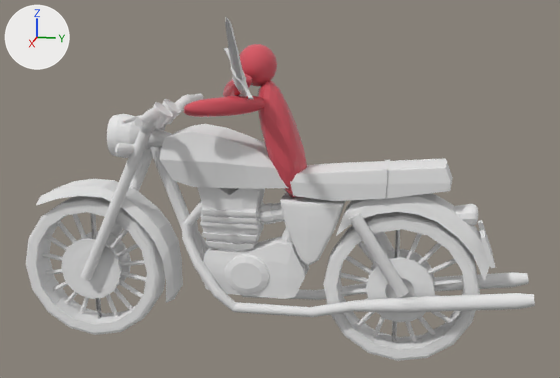
Renders of the OBJ model Resources/bikAt/bikAt.obj from each side of a commit.
One viewpoint serves both versions: a 50 mm camera at (11.11, 3.68, 4.61) aimed at (0.73, 1.61, 2.01). Lighting does not change. The marker at upper left points along +X, +Y and +Z. Where no turn or scale is listed for an object, it has been applied to the vertices. Vertices at the same position are counted once.

In view in the first picture: 'Engine_1_Cube.001', 'Engine_2_Cube.001', 'Engine_3_Cube.001', 'Exhaust_right_Cylinder.001', 'Front_bumper_right_Cylinder.001', 'Front_water_Cube.001', 'Front_wheel_Cylinder.001', 'Gas_Tank_Cube.001', 'Rear_water_Cube.001', 'Rear_wheel_Cylinder.001', 'Seat_Cube.002', '球_球.001', '立方体.005', '立方体.006', '立方体.007'.
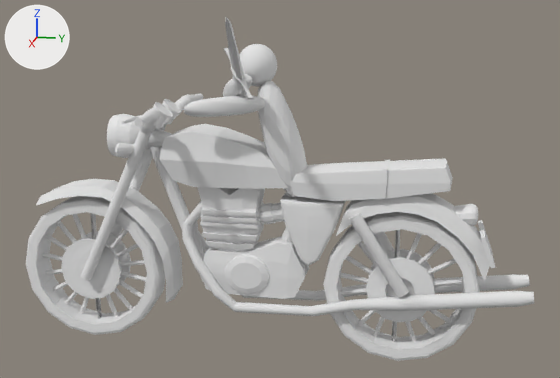
Where the change shows, as pixel boxes [x1, y1, x2, y2] in the pictures (560 x 378 px):
```json
{"object": "Exhaust_right_Cylinder.001", "change": "mesh turned", "before": [182, 201, 535, 317], "after": [182, 201, 534, 316]}
{"part": 2, "of": "me_球_球_001", "change": "recoloured", "before": [239, 44, 277, 86], "after": [239, 44, 277, 86], "on screen": "red to white"}
{"part": 3, "of": "me_立方体_005", "change": "recoloured", "before": [257, 81, 307, 198], "after": [257, 81, 307, 198], "on screen": "red to grey"}
{"part": 4, "of": "me_立方体_006", "change": "recoloured", "before": [184, 95, 265, 117], "after": [184, 95, 265, 117], "on screen": "red to grey"}
{"part": 5, "of": "me_立方体_007", "change": "recoloured", "before": [223, 74, 252, 97], "after": [223, 74, 252, 97], "on screen": "brown to grey"}
```

Edits to the scene script, one JSON object a line:
```json
{"op": "add", "block": "mat_none_002", "code": ["mat_none_002 = principled_material('None.002')", "mat_none_002.base_color = (0.8, 0.8, 0.8)  # white #e7e7e7", "mat_none_002.roughness = 1.0"]}
{"block": "me_exhaust_right_cylinder_001", "where": "me_exhaust_right_cylinder_001.from_pydata(...)  # 384 vertices, 734 faces; spans x 0.04..0.52, y -0.05..5.18, z -0.07..1.69"}
{"block": "me_exhaust_right_cylinder_001", "where": "# used by ob_exhaust_right_cylinder_001; location = (0.0, 0.0, 0.0)"}
{"block": "me_exhaust_right_cylinder_001", "change": "me_exhaust_right_cylinder_001 part 1: the whole mesh is turned 1.1 degrees about the z axis through the mesh origin"}
{"block": "me_球_球_001", "where": "me_球_球_001.from_pydata(...)  # 2882 vertices, 5760 faces; spans x -0.327..0.327, y 0.83..1.41, z 3.36..3.972"}
{"block": "me_球_球_001", "where": "# used by ob_球_球_001; location = (0.0, 0.0, 0.0)"}
{"block": "me_球_球_001", "change": "me_球_球_001 part 2: 5760 faces spanning x -0.327..0.327, y 0.83..1.41, z 3.36..3.972 switch from mat_none (picture img_player_png) to mat_none_002 (white #e7e7e7)"}
{"block": "me_立方体_005", "where": "me_立方体_005.from_pydata(...)  # 146 vertices, 288 faces; spans x -0.38..0.4, y 1.12..1.87, z 1.74..3.45"}
{"block": "me_立方体_005", "where": "# used by ob_立方体_005; location = (0.0, 0.0, 0.0)"}
{"block": "me_立方体_005", "change": "me_立方体_005 part 3: 288 faces spanning x -0.38..0.4, y 1.12..1.87, z 1.74..3.45 switch from mat_none (picture img_player_png) to mat_none_002 (white #e7e7e7)"}
{"block": "me_立方体_006", "where": "me_立方体_006.from_pydata(...)  # 578 vertices, 1152 faces; spans x 0.254..0.858, y 0.245..1.312, z 2.987..3.274"}
{"block": "me_立方体_006", "where": "# used by ob_立方体_006; location = (0.0, 0.0, 0.0)"}
{"block": "me_立方体_006", "change": "me_立方体_006 part 4: 1152 faces spanning x 0.254..0.858, y 0.245..1.312, z 2.987..3.274 switch from mat_none (picture img_player_png) to mat_none_002 (white #e7e7e7)"}
{"block": "me_立方体_007", "where": "me_立方体_007.from_pydata(...)  # 578 vertices, 1152 faces; spans x -0.181..0.779, y 0.591..1.207, z 3.146..3.602"}
{"block": "me_立方体_007", "where": "# used by ob_立方体_007; location = (0.0, 0.0, 0.0)"}
{"block": "me_立方体_007", "change": "me_立方体_007 part 5: 1152 faces spanning x -0.181..0.779, y 0.591..1.207, z 3.146..3.602 switch from mat_none (picture img_player_png) to mat_none_002 (white #e7e7e7)"}
```
